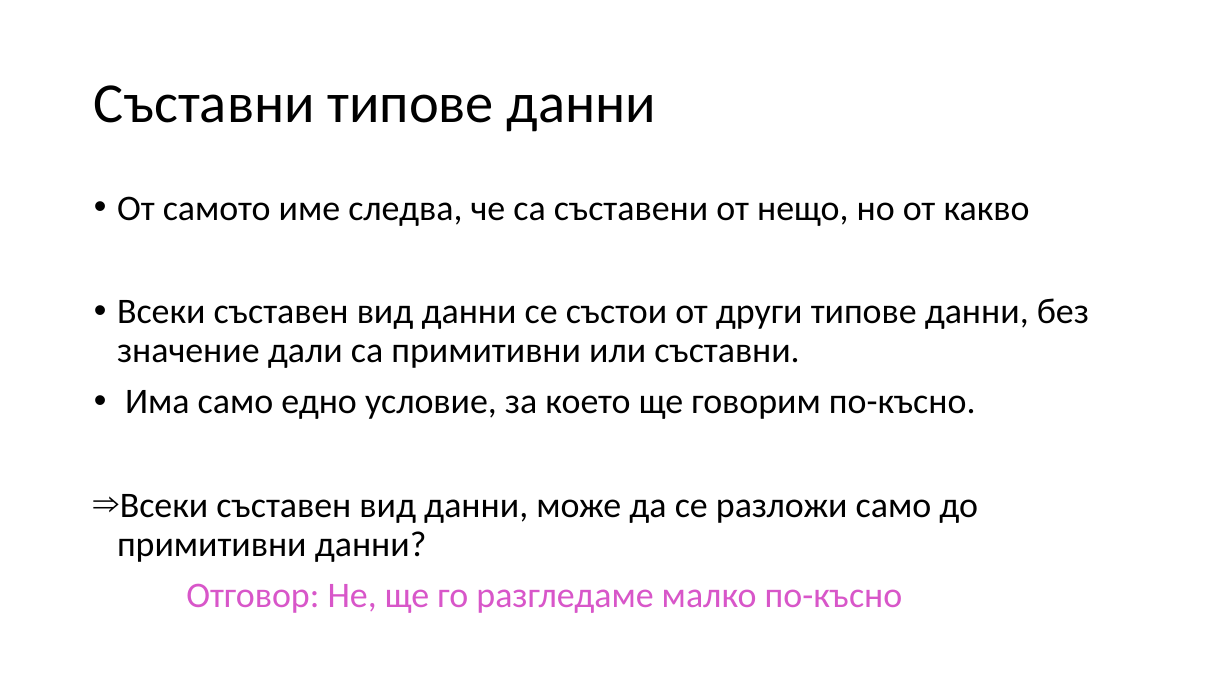
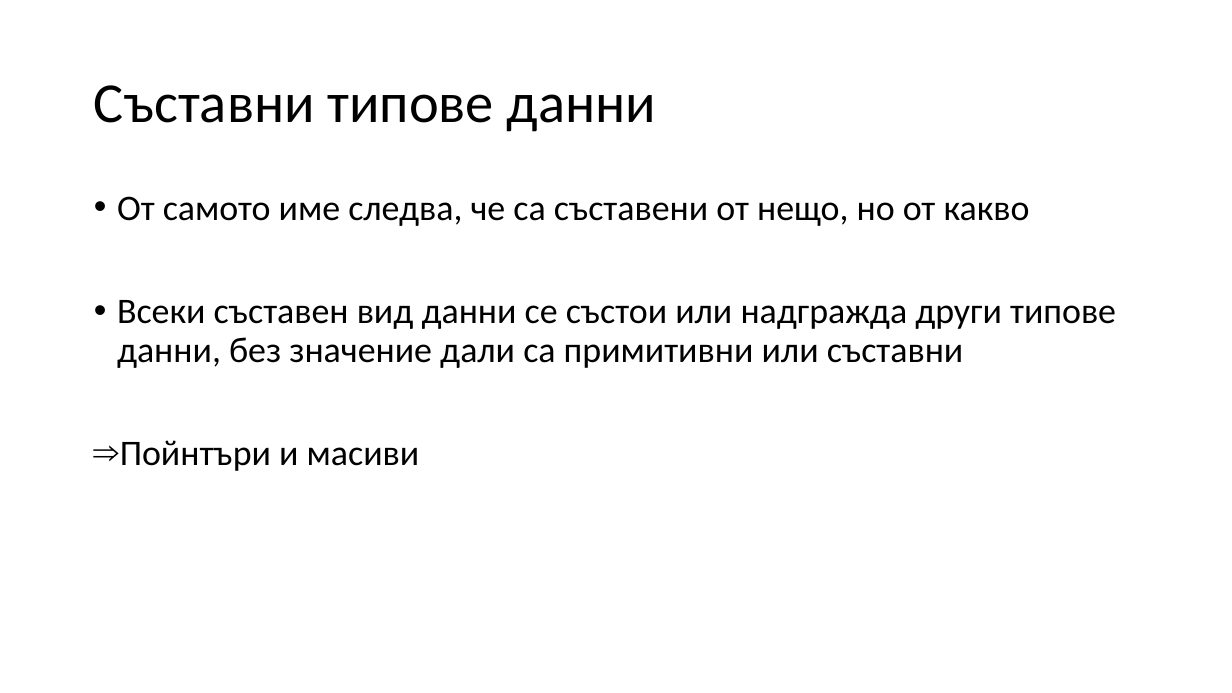
Before and after one commit to Mapmo/Uni-CPP, a slide deck: slide 68 of Introducing To Programming Materials/Consultation 3/Consultation3.pptx (slide 67 before the commit). Drawn at 1232x693 pixels with LibreOffice and Linux fonts; fonts in the diff are those of the drawing. Boxes give left, top, right and bottom in pixels: in the first picture for what was removed or moved away, otherwise in the second. Text is boxed around its words. In the diff, an @@ line names an element or a change of style, - is before the commit and + after.

```diff
--- a/Introducing To Programming Materials/Consultation 3/Consultation3.pptx
+++ b/Introducing To Programming Materials/Consultation 3/Consultation3.pptx
@@ text at <box>117,300,1116,471</box>: text changed @@
-• Всеки съставен вид данни се състои от други типове данни, без значение дали са примитивни или съставни.
-• Има само едно условие, за което ще говорим по-късно.
-⇒ Всеки съставен вид данни, може да се разложи само до примитивни данни?
-Отговор: Не, ще го разгледаме малко по-късно
+• Всеки съставен вид данни се състои или надгражда други типове данни, без значение дали са примитивни или съставни
+⇒ Пойнтъри и масиви
```
Also in this commit, not shown: 19 other slides changed, 3 slides added, 2 other files.
